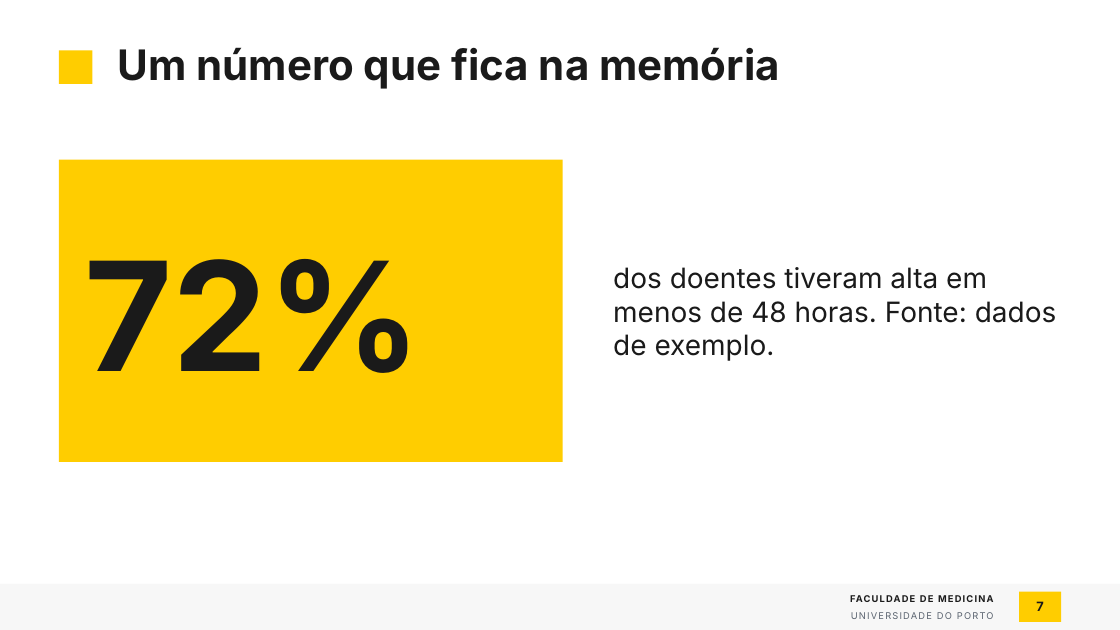
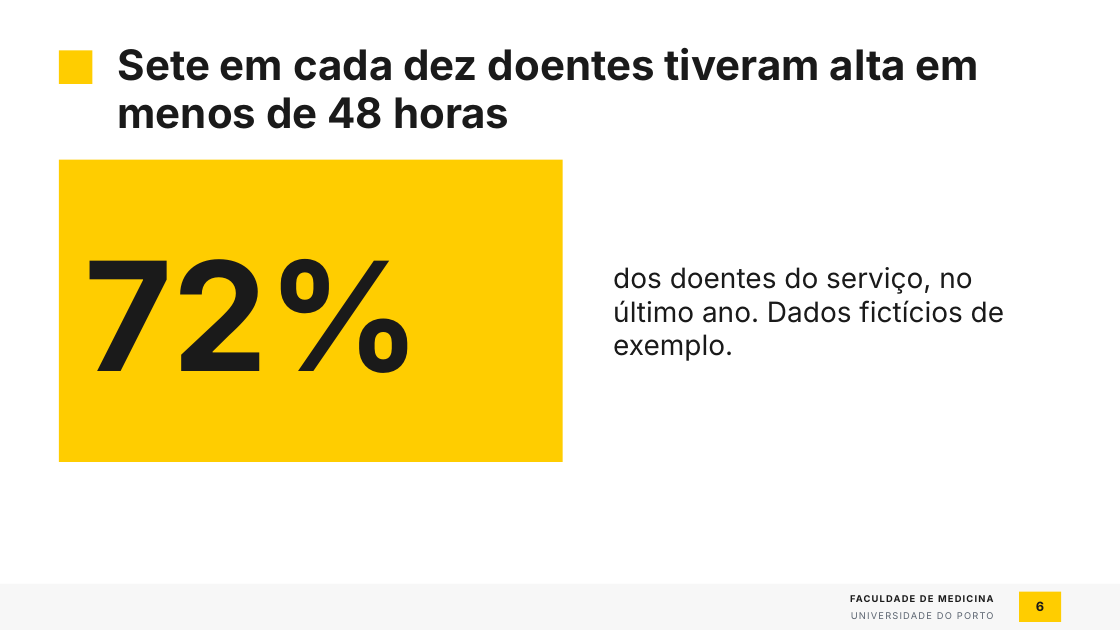
Before and after one commit to tiagojct/quarto-fmup, a slide deck: slide 6 of pptx/fmup-exemplo.pptx (slide 7 before the commit). Drawn at 1120x630 pixels with LibreOffice and Linux fonts; fonts in the diff are those of the drawing; background and template pictures are left out. Boxes give left, top, right and bottom in pixels: in the first picture for what was removed or moved away, otherwise in the second. Text is boxed around its words. In the diff, an @@ line names an element or a change of style, - is before the commit and + after.

```diff
--- a/pptx/fmup-exemplo.pptx
+++ b/pptx/fmup-exemplo.pptx
@@ title at (x1=118, y1=47, x2=979, y2=129): text changed @@
-Um número que fica na memória
+Sete em cada dez doentes tiveram alta em menos de 48 horas
@@ text at (x1=613, y1=267, x2=1004, y2=361): text changed @@
-dos doentes tiveram alta em menos de 48 horas. Fonte: dados de exemplo.
+dos doentes do serviço, no último ano. Dados fictícios de exemplo.
@@ page number at (x1=1036, y1=601, x2=1044, y2=611): text changed @@
-7
+6
```
Also in this commit, not shown: 9 other slides changed, 8 slides added, 2 slides removed, 5 other files.
